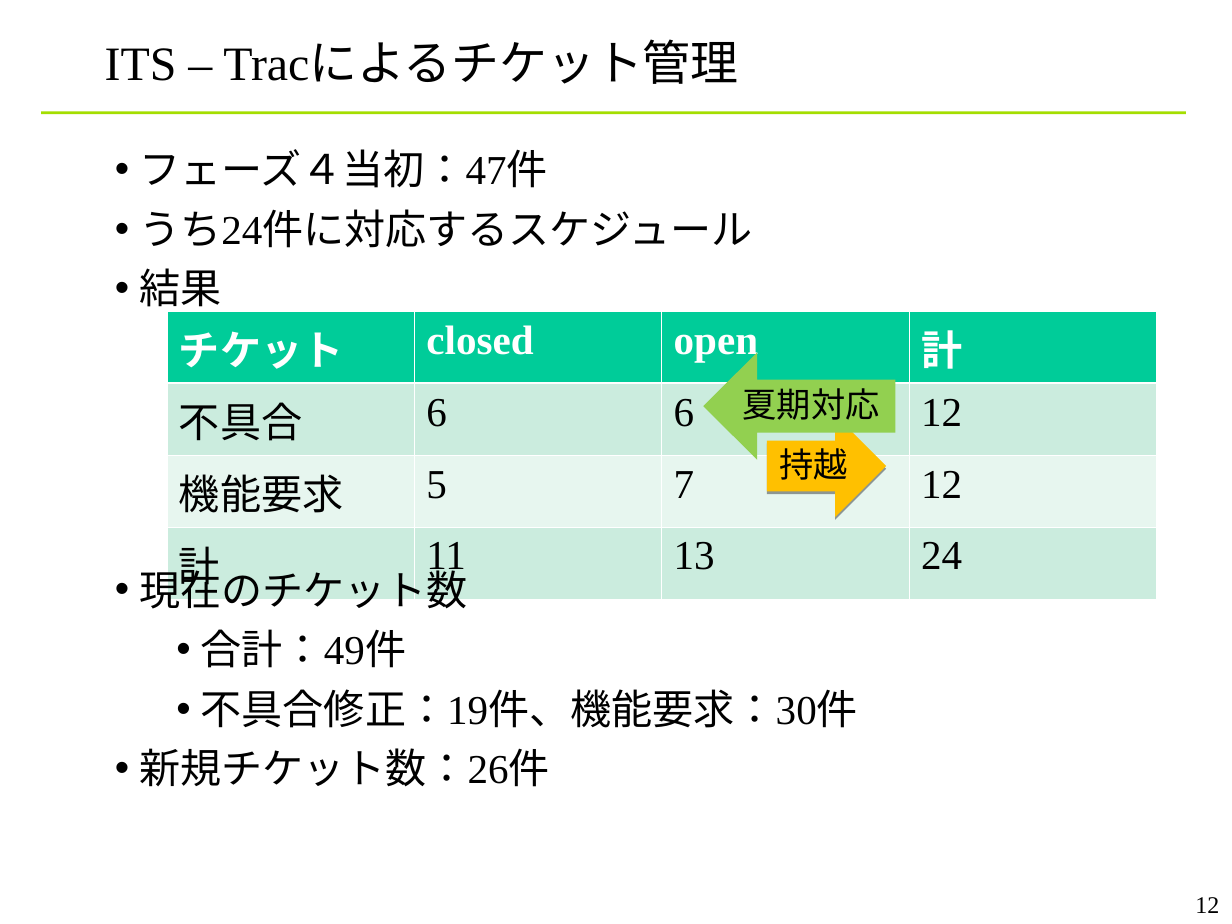
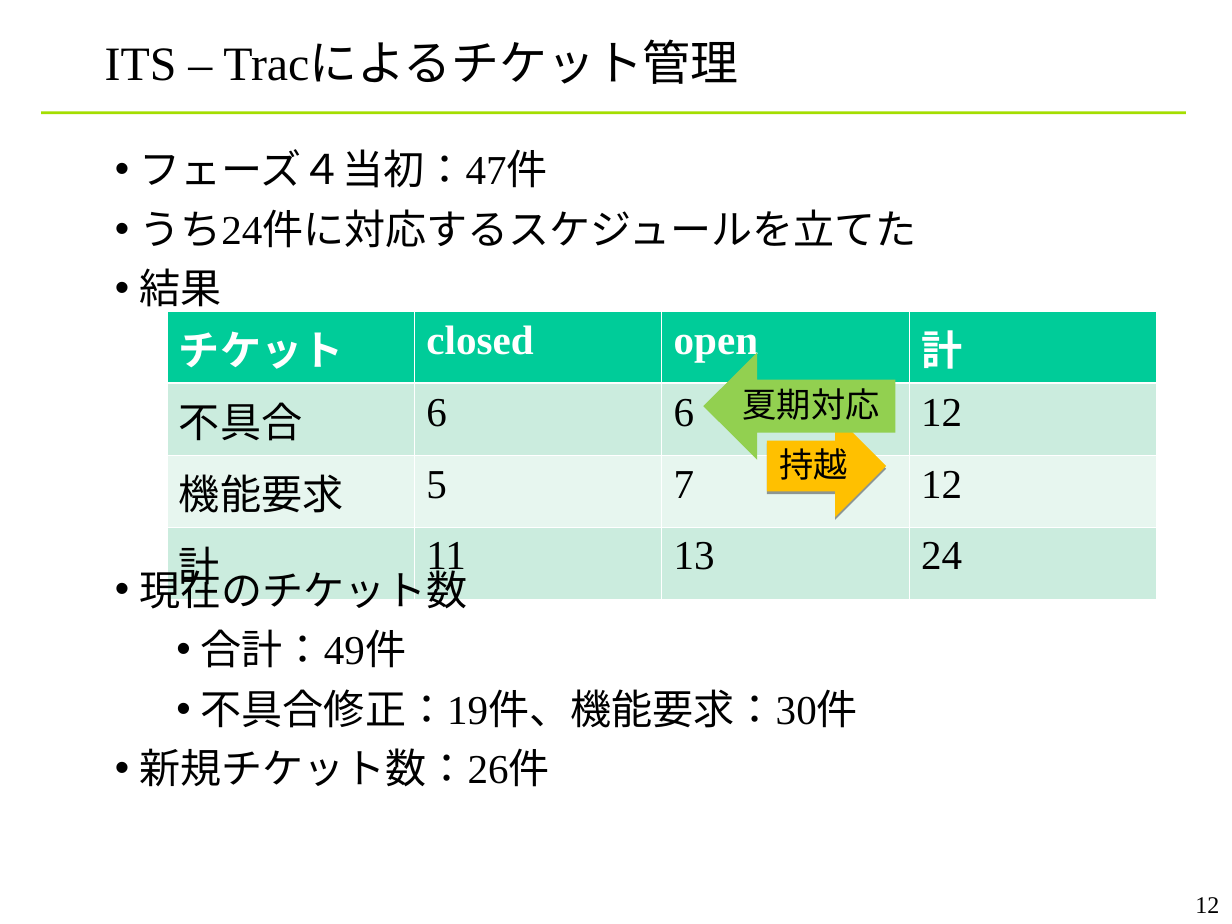
Before and after one commit to YixiaoLi/tlv4mc, a slide deck: slide 12 of doc/phase4/joho_koukankai/ojl-2nd-comm-yanagi.ppt. Drawn at 1232x924 pixels with LibreOffice and Linux fonts; fonts in the diff are those of the drawing; background and template pictures are left out. Boxes give left, top, right and bottom in pixels: in the first picture for what was removed or moved away, otherwise in the second. Text is boxed around its words. In the diff, an @@ line names an element or a change of style, - is before the commit and + after.

```diff
--- a/doc/phase4/joho_koukankai/ojl-2nd-comm-yanagi.ppt
+++ b/doc/phase4/joho_koukankai/ojl-2nd-comm-yanagi.ppt
@@ text at (139,209,916,248): text changed @@
-• うち24件に対応するスケジュール
+• うち24件に対応するスケジュールを立てた
```
Also in this commit, not shown: 7 other slides changed.
